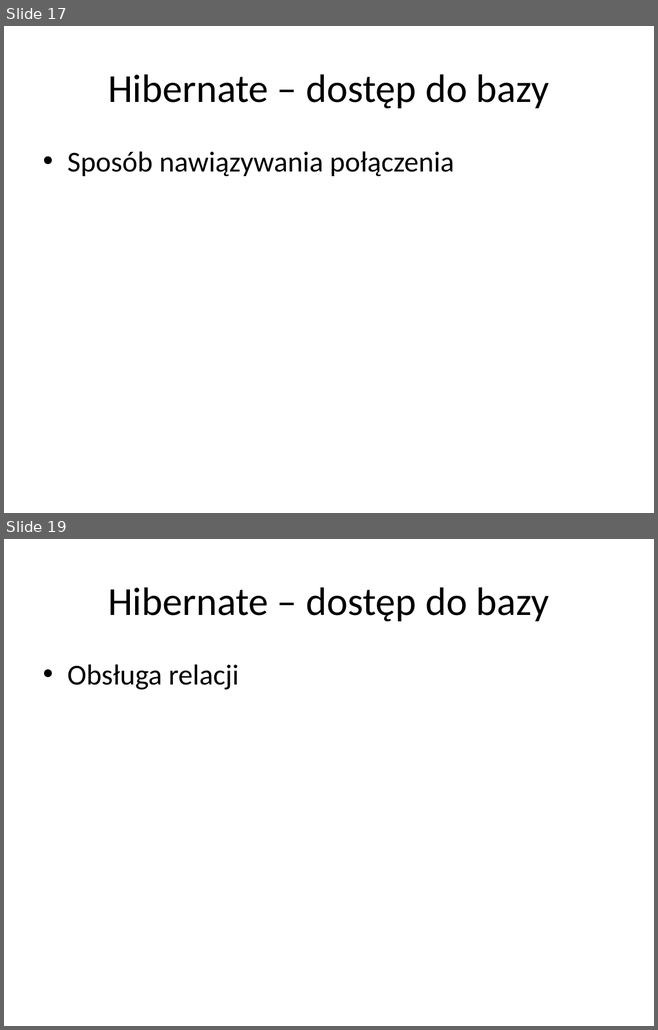
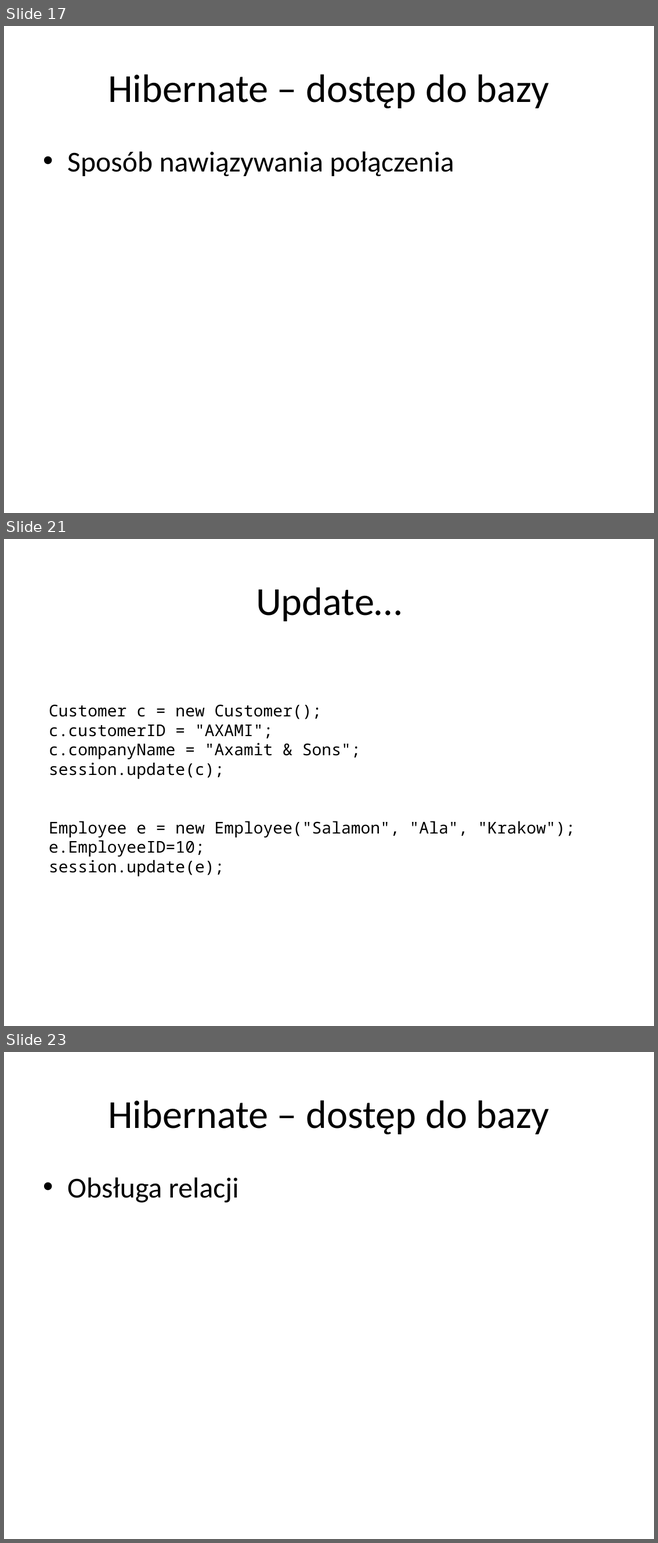
Before and after one commit to alicjasalamon/DB2, a slide deck: MySQL + Hibernate.pptx. Shown one above the other, each under a label of ours: slides 17 and 19 before the commit, slides 17, 21 and 23 after it; the slides between them are not shown. The pictures are 658x1030 and 658x1543 pixels, drawn with LibreOffice and Linux fonts; fonts in the diff are those of the drawing. Boxes give left, top, right and bottom in pixels: in the first picture for what was removed or moved away, otherwise in the second. Text is boxed around its words. In the diff, an @@ line names an element or a change of style, - is before the commit and + after.

```diff
--- a/MySQL + Hibernate.pptx
+++ b/MySQL + Hibernate.pptx
@@ slide 21 added at [4, 539, 654, 1026], background #FFFFFF @@
@@ title added at [256, 587, 401, 621], 44 pt, text #000000 @@
+Update…
@@ text added at [49, 704, 575, 877], 18 pt, text #000000 @@
+Customer c = new Customer();
+c.customerID = "AXAMI";
+c.companyName = "Axamit & Sons";
+session.update(c);
+Employee e = new Employee("Salamon", "Ala", "Krakow");
+e.EmployeeID=10;
+session.update(e);
@@ what was slide 19 is now slide 23 @@
```
Also in this commit, not shown: 3 slides changed, 4 other slides added, 1 slide removed, 3 other files.
